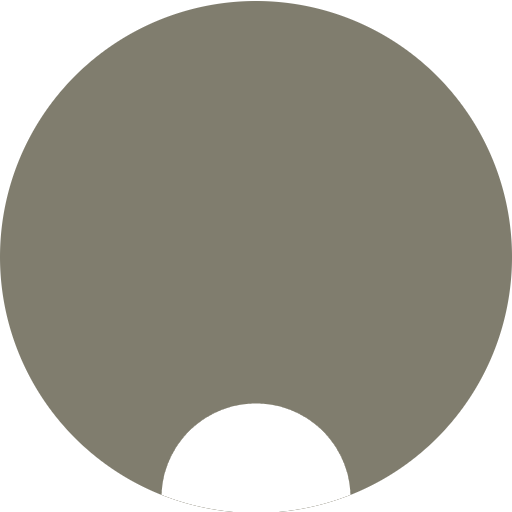
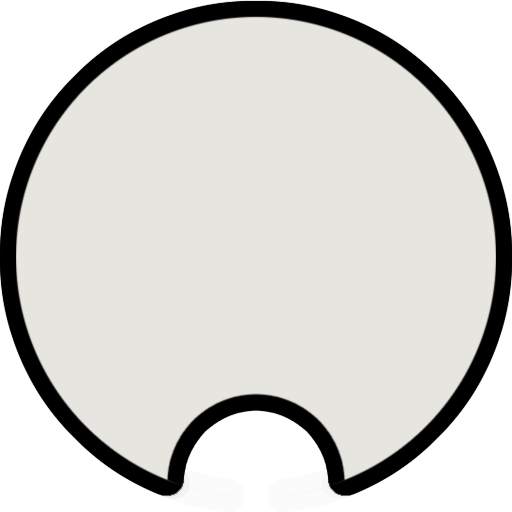
Revision of a layered 512×512 image; what changed, layer by layer:
painted on "Circle" over [0, 1, 512, 512]
added layer "Outline" over [0, 0, 512, 512]
